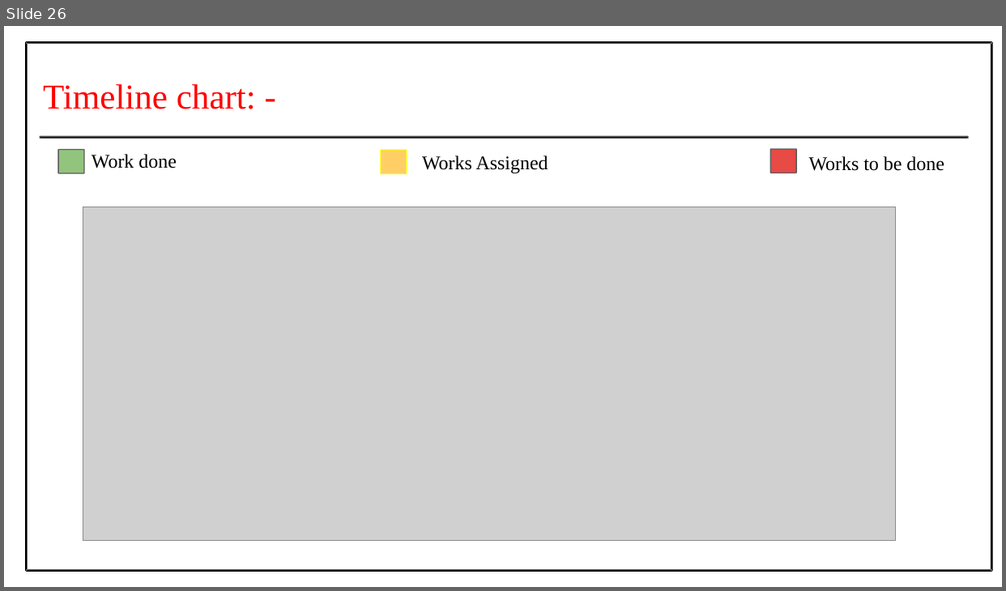
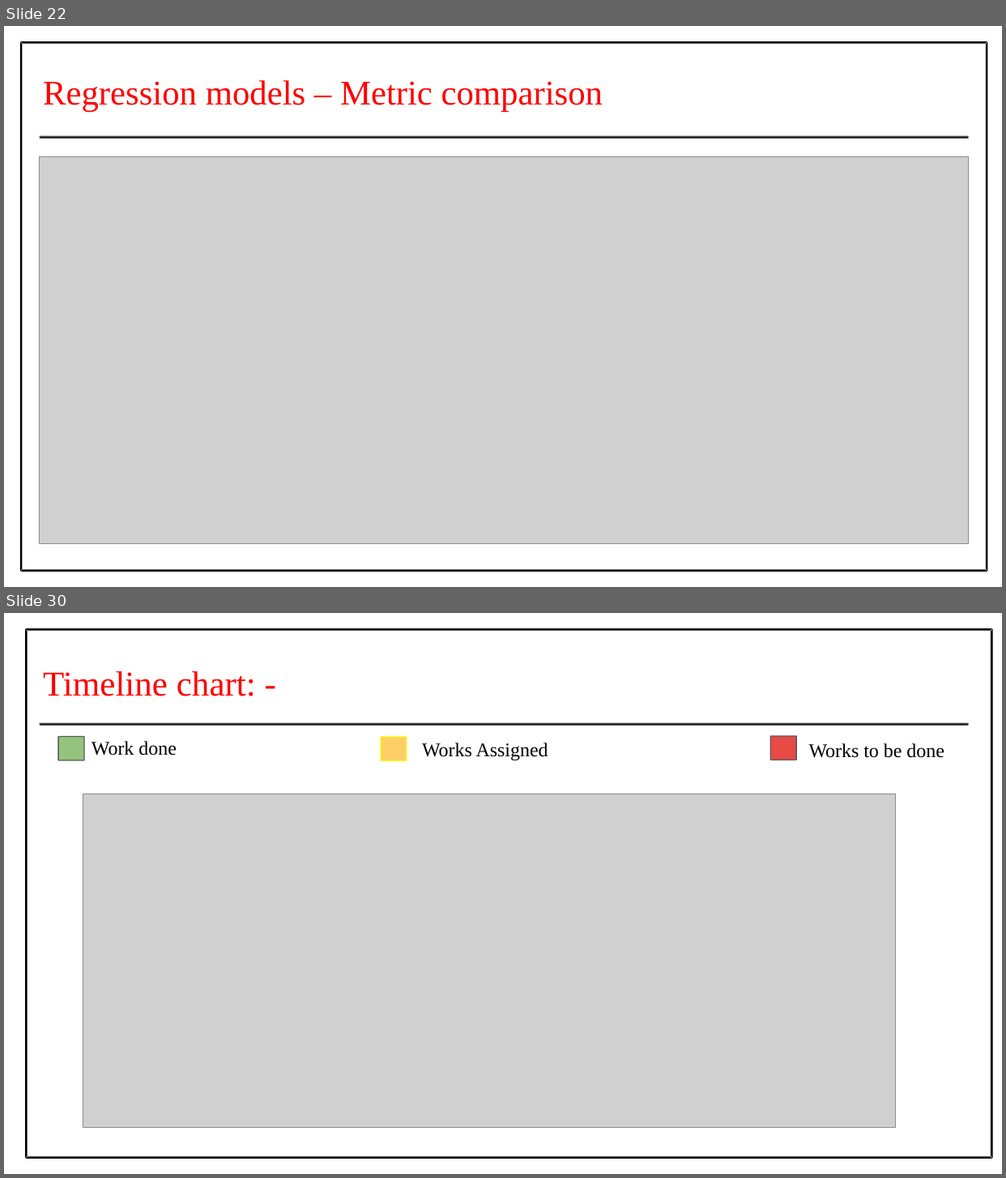
Before and after one commit to Prithiv-vijai/5g_MEC, a slide deck: Batch_4 IT-G2.pptx. Shown one above the other, each under a label of ours: slide 26 before the commit, slides 22 and 30 after it; the slides between them are not shown. The pictures are 1006x591 and 1006x1178 pixels, drawn with LibreOffice and Linux fonts; fonts in the diff are those of the drawing; grey boxes stand for pictures. Boxes give left, top, right and bottom in pixels: in the first picture for what was removed or moved away, otherwise in the second. Text is boxed around its words. In the diff, an @@ line names an element or a change of style, - is before the commit and + after.

Commit message:
first review change - categorised models (14 models)

```diff
--- a/Batch_4 IT-G2.pptx
+++ b/Batch_4 IT-G2.pptx
@@ slide 22 added at (x1=4, y1=26, x2=1002, y2=587), background #FFFFFF @@
@@ freeform shape added at (x1=20, y1=41, x2=987, y2=572), fill #000000 @@
@@ text added at (x1=43, y1=80, x2=603, y2=112), 50 pt, text #FF0000 @@
+Regression models – Metric comparison
@@ freeform shape added at (x1=40, y1=136, x2=968, y2=139), fill #000000 @@
@@ freeform shape added at (x1=40, y1=136, x2=969, y2=139), fill #595959 @@
@@ picture added at (x1=40, y1=157, x2=969, y2=544) @@
@@ what was slide 26 is now slide 30 @@
```
Also in this commit, not shown: 7 slides changed, 3 other slides added, 27 other files.
